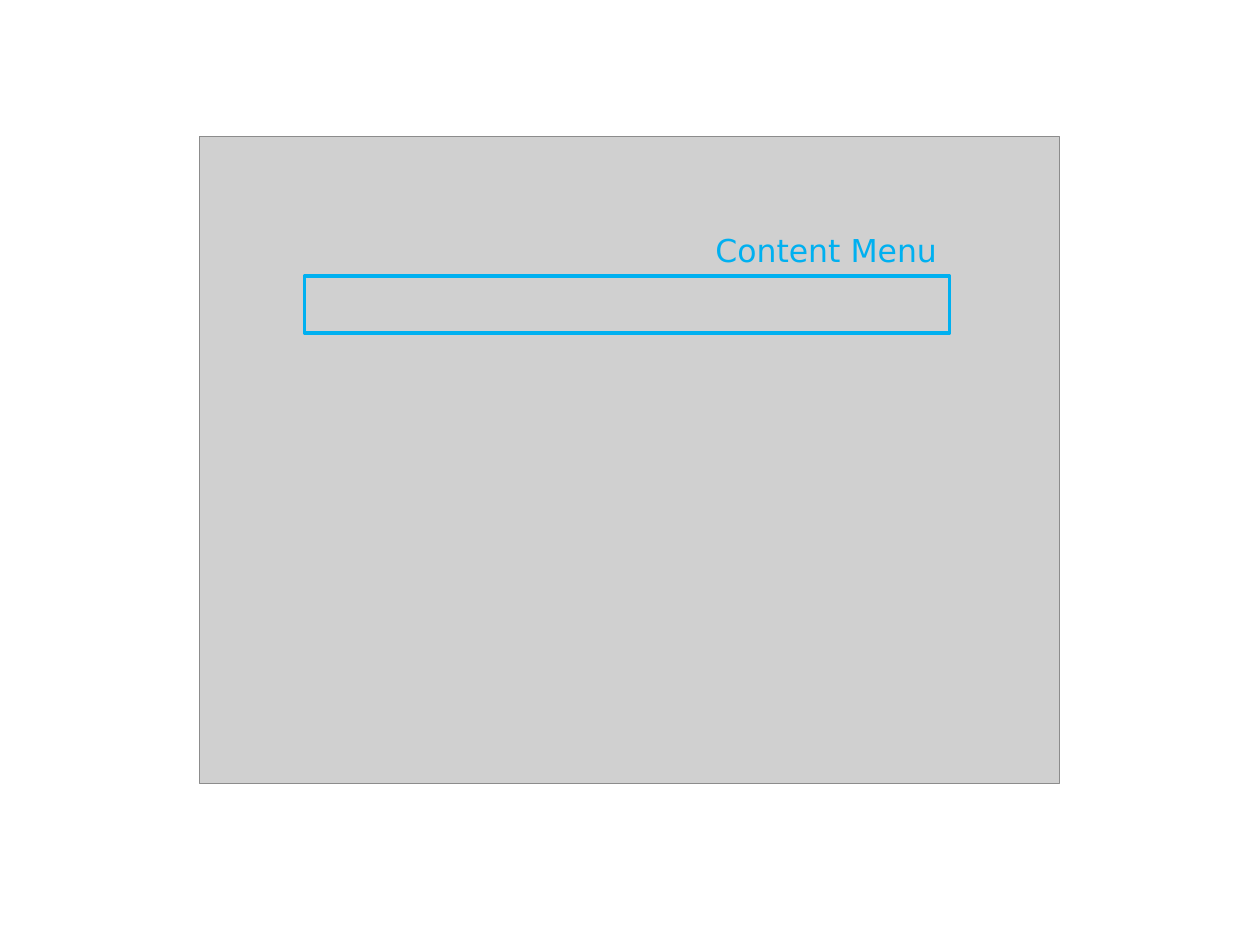
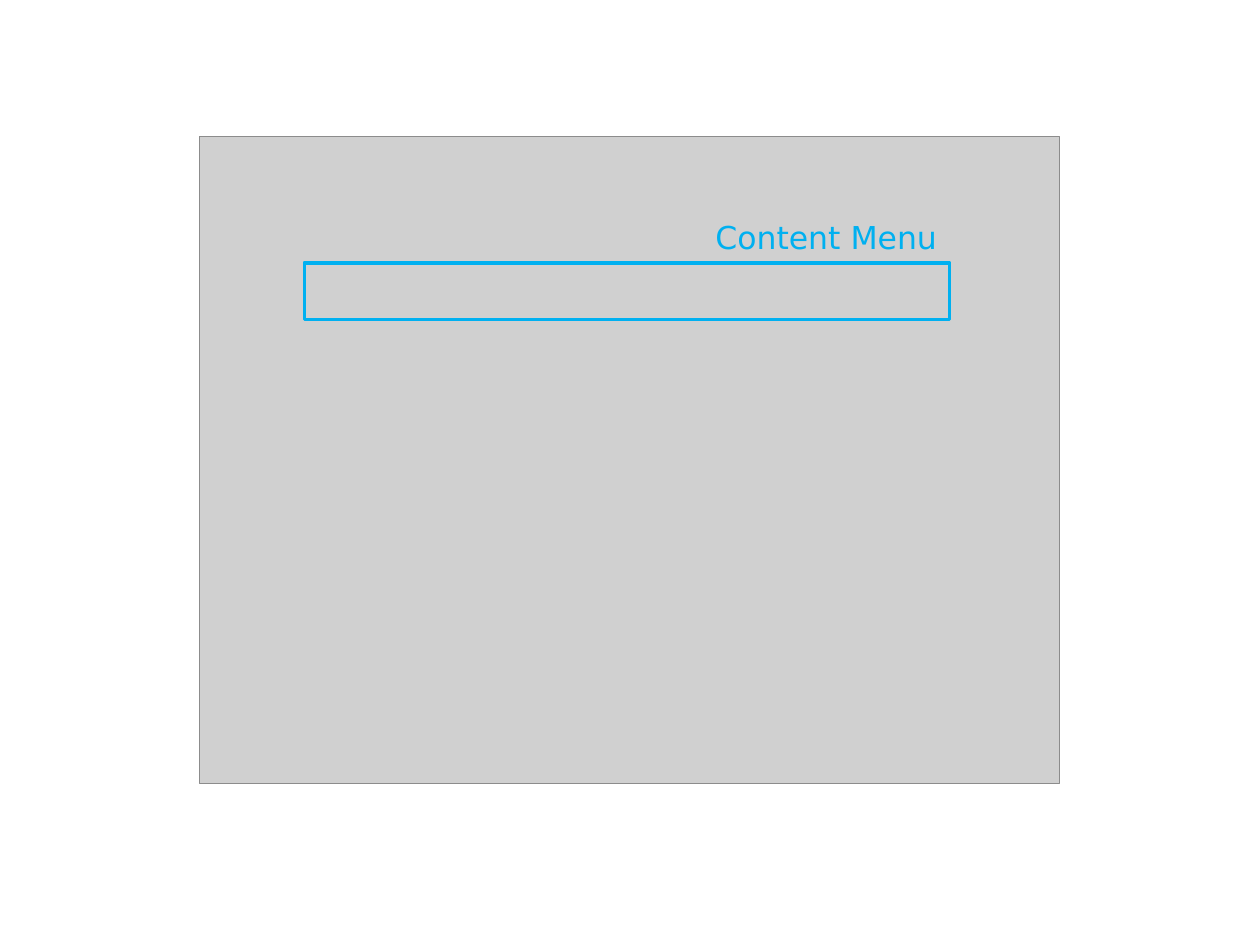
Before and after one commit to Spb8Lighting/OnyxReportReader, a slide deck: slide 3 of documentation/templates.pptx. Drawn at 1260x945 pixels with LibreOffice and Linux fonts; fonts in the diff are those of the drawing; grey boxes stand for pictures. Boxes give left, top, right and bottom in pixels: in the first picture for what was removed or moved away, otherwise in the second. Text is boxed around its words. In the diff, an @@ line names an element or a change of style, - is before the commit and + after.

```diff
--- a/documentation/templates.pptx
+++ b/documentation/templates.pptx
@@ text "Content Menu" moved from (x1=715, y1=238, x2=937, y2=263) to (x1=715, y1=225, x2=937, y2=250) @@
@@ rectangle moved from (x1=305, y1=276, x2=950, y2=333) to (x1=305, y1=263, x2=950, y2=320) @@
```
Also in this commit, not shown: 3 other slides changed, 16 other files.
